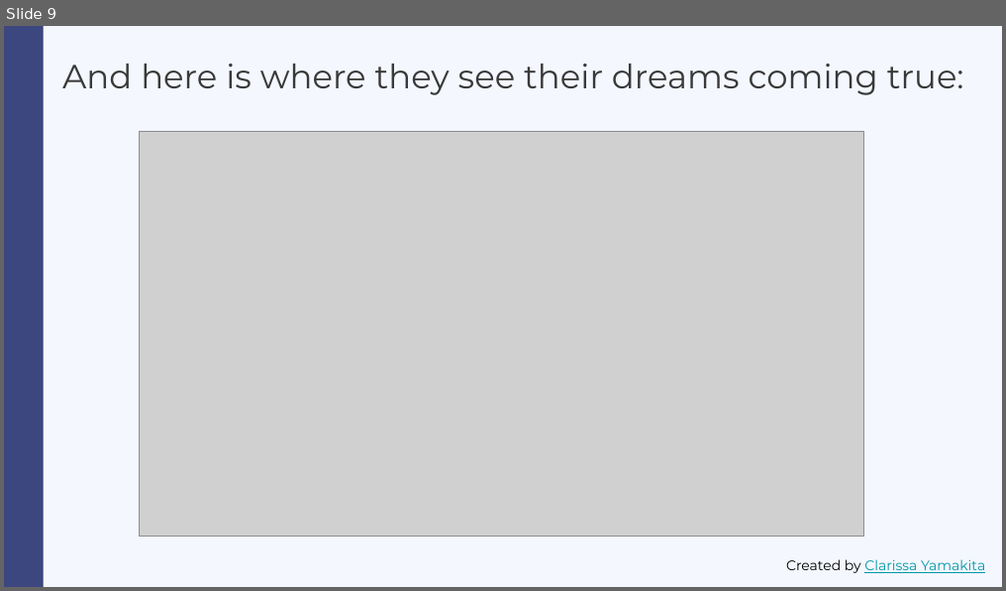
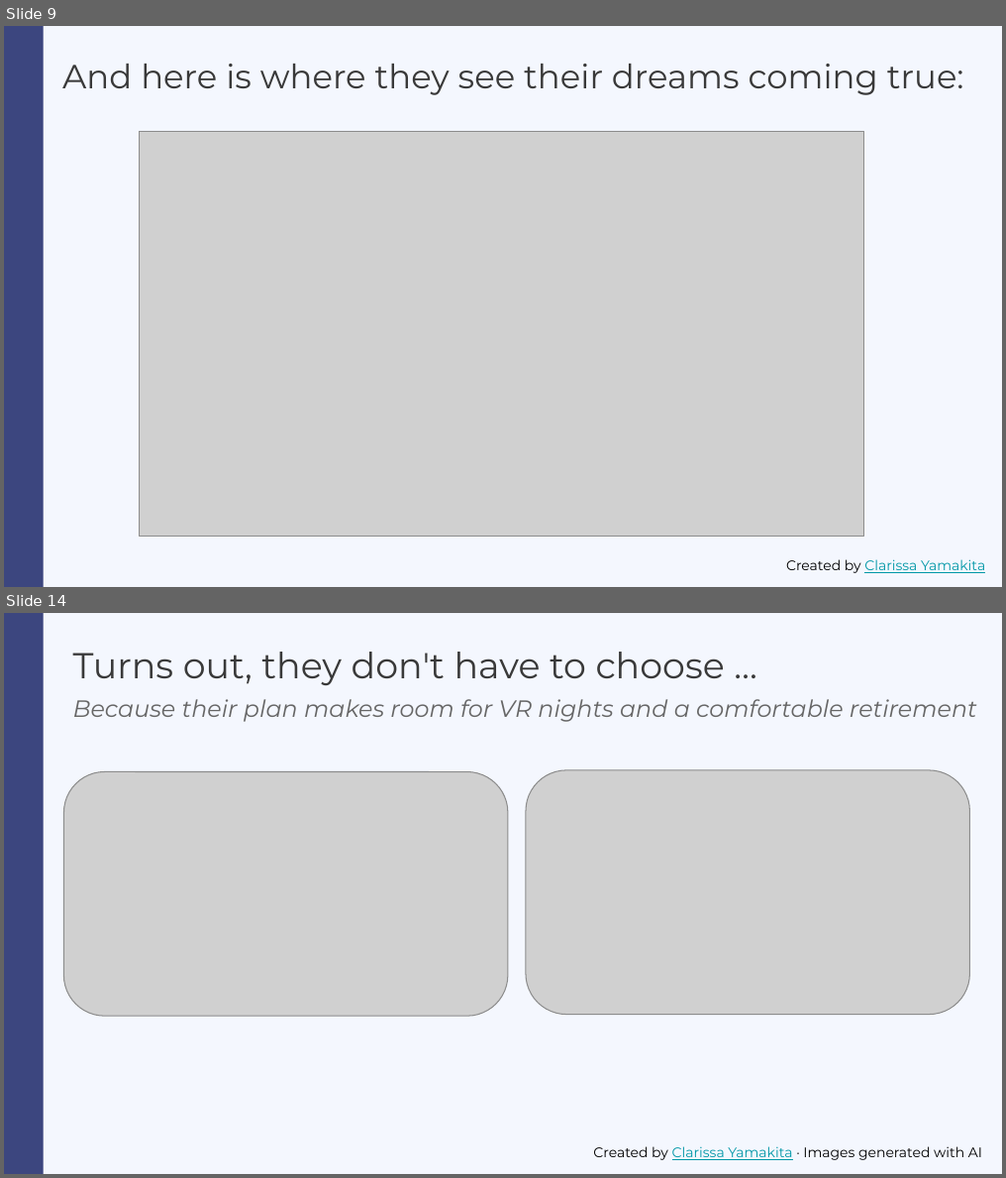
Before and after one commit to clayamakita/personal_finances, a slide deck: assets/Personal Finances - Slide Deck.pptx. Shown one above the other, each under a label of ours: slide 9 before the commit, slides 9 and 14 after it; the slides between them are not shown. The pictures are 1006x591 and 1006x1178 pixels, drawn with LibreOffice and Linux fonts; fonts in the diff are those of the drawing; grey boxes stand for pictures. Boxes give left, top, right and bottom in pixels: in the first picture for what was removed or moved away, otherwise in the second. Text is boxed around its words. In the diff, an @@ line names an element or a change of style, - is before the commit and + after.

```diff
--- a/assets/Personal Finances - Slide Deck.pptx
+++ b/assets/Personal Finances - Slide Deck.pptx
@@ slide 14 added at box(4, 613, 1002, 1174), background #F4F7FE @@
@@ rectangle added at box(4, 613, 43, 1173), fill #3C467F @@
@@ title added at box(73, 652, 977, 722), 17 pt, text #666666, italic @@
+Turns out, they don't have to choose …
+Because their plan makes room for VR nights and a comfortable retirement
@@ picture added at box(63, 771, 508, 1016) @@
@@ picture added at box(526, 770, 970, 1015) @@
@@ text added at box(593, 1147, 982, 1160), 10 pt, text #000000 @@
+Created by Clarissa Yamakita · Images generated with AI
```
Also in this commit, not shown: 12 slides changed.
